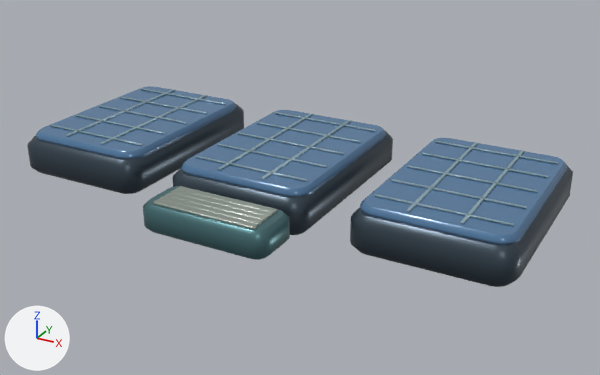
A saved change to the glTF model assets/models/regions/metro_fuel_3.glb.
Camera for both pictures: a 50 mm lens placed at (3.81, -6.22, 7.06), pointed at (0.27, 0.23, 3.84). Lighting does not change. The marker at lower left points along +X, +Y and +Z. The older version comes first. Vertices at exactly the same position are counted once.

The first picture shows 'Fuel3'.
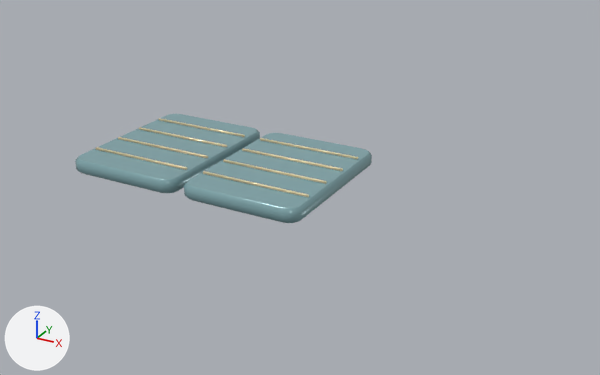
The edits, one by one:
me_fuel3 is used by ob_fuel3; location (0.0, 0.0, 0.0).
me_fuel3 had 2432 vertices, 4732 faces and spanned x -2.58..2.58, y -1.29..1.57, z 3.73..4.17.
me_fuel3 now has 736 vertices, 1432 faces and spans x -2.13..0.55, y -0.36..1.4, z 3.73..3.9.
me_fuel3 part 1: the loose piece of 72 vertices spanning x -2.45..-1.25, y 1.23..1.25, z 4.15..4.17 is moved by (0.37, -0.17, -0.27).
me_fuel3 part 2: the loose piece of 72 vertices spanning x -2.45..-1.25, y 0.86..0.88, z 4.15..4.17 is moved by (0.37, -0.16, -0.27).
me_fuel3 part 3: the loose piece of 72 vertices spanning x -2.45..-1.25, y 0.49..0.51, z 4.15..4.17 is moved by (0.37, -0.15, -0.27).
me_fuel3 part 4: the loose piece of 72 vertices spanning x -2.45..-1.25, y 0.12..0.14, z 4.15..4.17 is moved by (0.37, -0.14, -0.27).
me_fuel3 part 5: the loose piece of 72 vertices spanning x -0.6..0.6, y 1.23..1.25, z 4.15..4.17 is moved by (-0.1, -0.17, -0.27).
me_fuel3 part 6: the loose piece of 72 vertices spanning x -0.6..0.6, y 0.86..0.88, z 4.15..4.17 is moved by (-0.1, -0.16, -0.27).
me_fuel3 part 7: the loose piece of 72 vertices spanning x -0.6..0.6, y 0.49..0.51, z 4.15..4.17 is moved by (-0.1, -0.15, -0.27).
me_fuel3 part 8: the loose piece of 72 vertices spanning x -0.6..0.6, y 0.12..0.14, z 4.15..4.17 is moved by (-0.1, -0.14, -0.27).
me_fuel3 part 9: the loose piece of 80 vertices spanning x -2.58..-1.12, y -0.58..1.57, z 3.73..4.09 is rebuilt with 80 vertices and now spans x -2.13..-0.83, y -0.36..1.4, z 3.73..3.88, in mat_tint.
me_fuel3 part 10: the loose piece of 80 vertices spanning x -0.73..0.73, y -0.58..1.57, z 3.73..4.09 is rebuilt with 80 vertices and now spans x -0.75..0.55, y -0.36..1.4, z 3.73..3.88, in mat_tint.
me_fuel3 part 11: 23 loose pieces with 1696 vertices, spanning x -2.53..2.58, y -1.29..1.57, z 3.73..4.17, are deleted.

Location of each change, [x1, y1, x2, y2] in pixels of the pictures (600 x 375 px; the box of a moved part takes in the faces that stretch with it):
'Fuel3', reshaped (46% narrower, 46% shorter): before [27, 86, 573, 287]; after [75, 114, 372, 223]
part 1 of me_fuel3, moved or reshaped: before [140, 88, 225, 105]; after [159, 118, 245, 137]
part 2 of me_fuel3, moved or reshaped: before [120, 97, 207, 114]; after [139, 127, 227, 147]
part 3 of me_fuel3, moved or reshaped: before [98, 105, 187, 124]; after [118, 137, 208, 158]
part 4 of me_fuel3, moved or reshaped: before [75, 115, 165, 134]; after [96, 147, 187, 170]
part 5 of me_fuel3, moved or reshaped: before [275, 112, 376, 132]; after [260, 138, 358, 159]
part 6 of me_fuel3, moved or reshaped: before [257, 122, 361, 143]; after [242, 148, 343, 171]
part 7 of me_fuel3, moved or reshaped: before [238, 132, 344, 155]; after [223, 159, 326, 184]
part 8 of me_fuel3, moved or reshaped: before [217, 144, 327, 168]; after [203, 171, 309, 197]
part 9 of me_fuel3, rebuilt: before [27, 104, 244, 194]; after [75, 114, 260, 193]
part 10 of me_fuel3, rebuilt: before [173, 131, 393, 235]; after [184, 133, 372, 223]
part 11 of me_fuel3, deleted (blue): before [36, 86, 573, 287]
